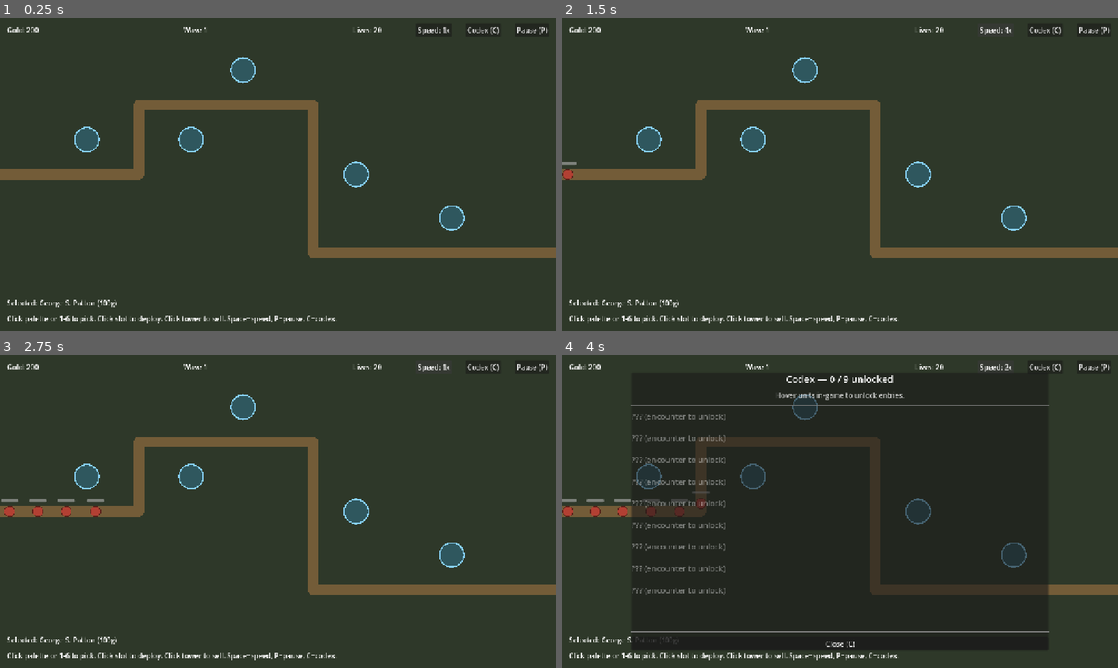
Above: before the commit, frames 1-4 (two rows, left to right).
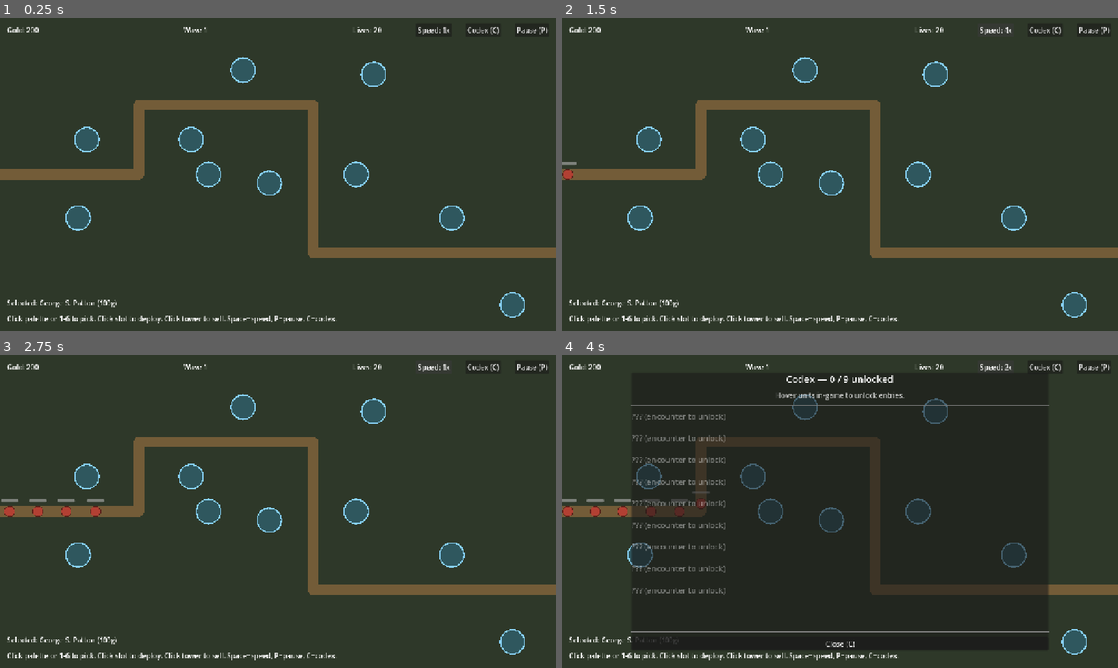
Above: after the commit, the same moments.

Repository: Josh-Buck/wwii-td
Game: Godot game, scene res://scenes/main/Main.tscn
The game is run twice, just before and just after one commit, with the same random seed, the same clock (stepped at 60 frames per second) and the same inputs.
Inputs:
- Up to frame 1 (0.25 s): no input
- Up to frame 2 (1.5 s): click "Speed: 1x" at 0.5 s; click "Speed: 2x" at 1.25 s
- Up to frame 3 (2.75 s): click "Speed: 4x" at 2 s
- Up to frame 4 (4 s): click "Codex (C)" at 2.75 s; click "Speed: 1x" at 3.5 s

The runs differ from the first frame. In frame 1, 1.5% of the frame differs, in the area x 11-95%, y 13-96%; in frame 2, 1.5%; in frame 3, 1.5%; in frame 4, 0.5%.
Error in both runs: Cannot call method 'get_child_count' on a null value. (res://scenes/ui/HUD.gd:140)

Commit message:
M2: range on hover, sell hint in tooltip, 5 more slots, defer free-placement

Diff:
--- a/scenes/map/maps/m0_field.tscn
+++ b/scenes/map/maps/m0_field.tscn
@@ -90,6 +90,41 @@
 [node name="CollisionShape2D" type="CollisionShape2D" parent="PlacementSlots/Slot5"]
 shape = SubResource("slot_shape")
 
+[node name="Slot6" type="Area2D" parent="PlacementSlots"]
+position = Vector2(180, 460)
+script = ExtResource("2_slot")
+
+[node name="CollisionShape2D" type="CollisionShape2D" parent="PlacementSlots/Slot6"]
+shape = SubResource("slot_shape")
+
+[node name="Slot7" type="Area2D" parent="PlacementSlots"]
+position = Vector2(480, 360)
+script = ExtResource("2_slot")
+
+[node name="CollisionShape2D" type="CollisionShape2D" parent="PlacementSlots/Slot7"]
+shape = SubResource("slot_shape")
+
+[node name="Slot8" type="Area2D" parent="PlacementSlots"]
+position = Vector2(860, 130)
+script = ExtResource("2_slot")
+
+[node name="CollisionShape2D" type="CollisionShape2D" parent="PlacementSlots/Slot8"]
+shape = SubResource("slot_shape")
+
+[node name="Slot9" type="Area2D" parent="PlacementSlots"]
+position = Vector2(620, 380)
+script = ExtResource("2_slot")
+
+[node name="CollisionShape2D" type="CollisionShape2D" parent="PlacementSlots/Slot9"]
+shape = SubResource("slot_shape")
+
+[node name="Slot10" type="Area2D" parent="PlacementSlots"]
+position = Vector2(1180, 660)
+script = ExtResource("2_slot")
+
+[node name="CollisionShape2D" type="CollisionShape2D" parent="PlacementSlots/Slot10"]
+shape = SubResource("slot_shape")
+
 [node name="Towers" type="Node2D" parent="."]
 
 [node name="Enemies" type="Node2D" parent="."]
--- a/scenes/towers/Tower.gd
+++ b/scenes/towers/Tower.gd
@@ -13,6 +13,7 @@
 var targets_in_range: Array = []
 var active_buffs: Dictionary = {}  ## tag -> source tower (M2)
 var owning_slot: Node = null   ## set by Map on placement; cleared on sell
+var hovered: bool = false   ## drives range-preview visibility in _draw
 
 const _PROJECTILE_SCENE: PackedScene = preload("res://scenes/projectiles/Projectile.tscn")
 
@@ -52,9 +53,13 @@
 	queue_redraw()
 
 func _on_hover_entered() -> void:
+	hovered = true
+	queue_redraw()
 	EventBus.tower_hovered.emit(self)
 
 func _on_hover_exited() -> void:
+	hovered = false
+	queue_redraw()
 	EventBus.tower_unhovered.emit(self)
 
 func _on_hover_input(_viewport: Node, event: InputEvent, _shape_idx: int) -> void:
@@ -149,6 +154,11 @@
 func _draw() -> void:
 	if stats == null:
 		return
+	# Range preview (drawn under everything else when hovered).
+	if hovered:
+		var r := effective_range()
+		draw_circle(Vector2.ZERO, r, Color(1, 1, 1, 0.05))
+		draw_arc(Vector2.ZERO, r, 0, TAU, 64, Color(1, 1, 1, 0.45), 1.5)
 	if stats.portrait != null:
 		_draw_portrait()
 	else:
--- a/scenes/ui/HUD.gd
+++ b/scenes/ui/HUD.gd
@@ -161,7 +161,9 @@
 
 func _on_tower_hovered(tower: Node) -> void:
 	if tower and tower.stats:
-		_show_tooltip_for_stats(tower.stats)
+		tooltip_title.text = tower.stats.display_name
+		tooltip_lore.text = tower.stats.tooltip_lore + "\n\n→ Click to sell or change targeting"
+		tooltip.visible = true
 		if tower.stats.codex_id != &"":
 			MetaProgress.mark_codex_seen(tower.stats.codex_id)
 
Not shown, changed: docs/PLANNED_FEATURES.md
